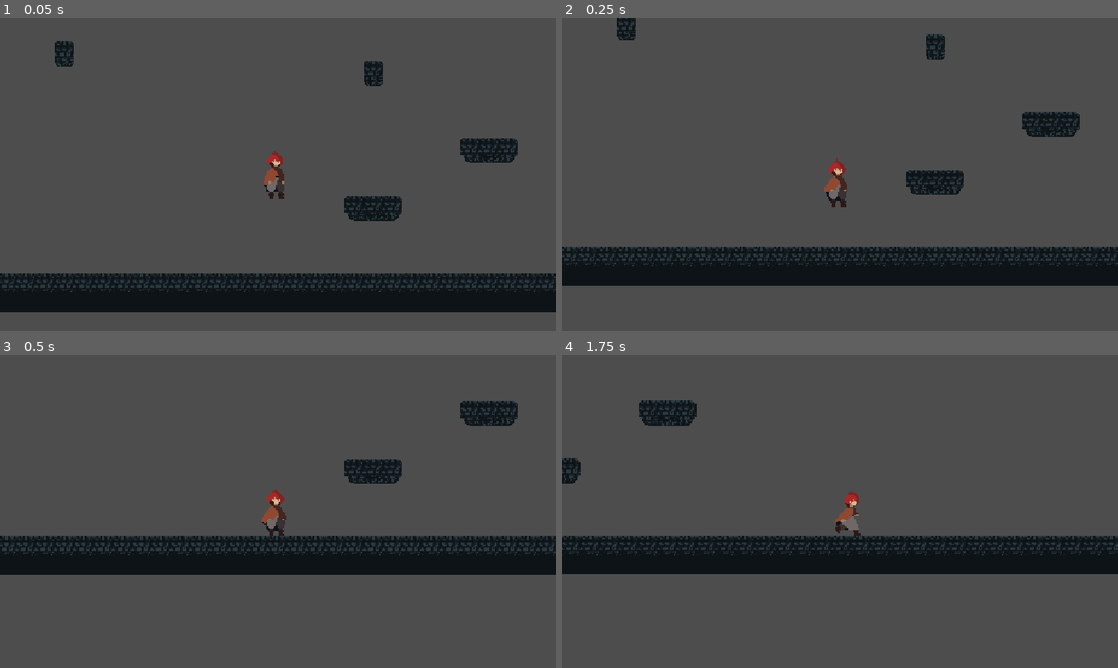
Above: before the commit, frames 1-4 (two rows, left to right).
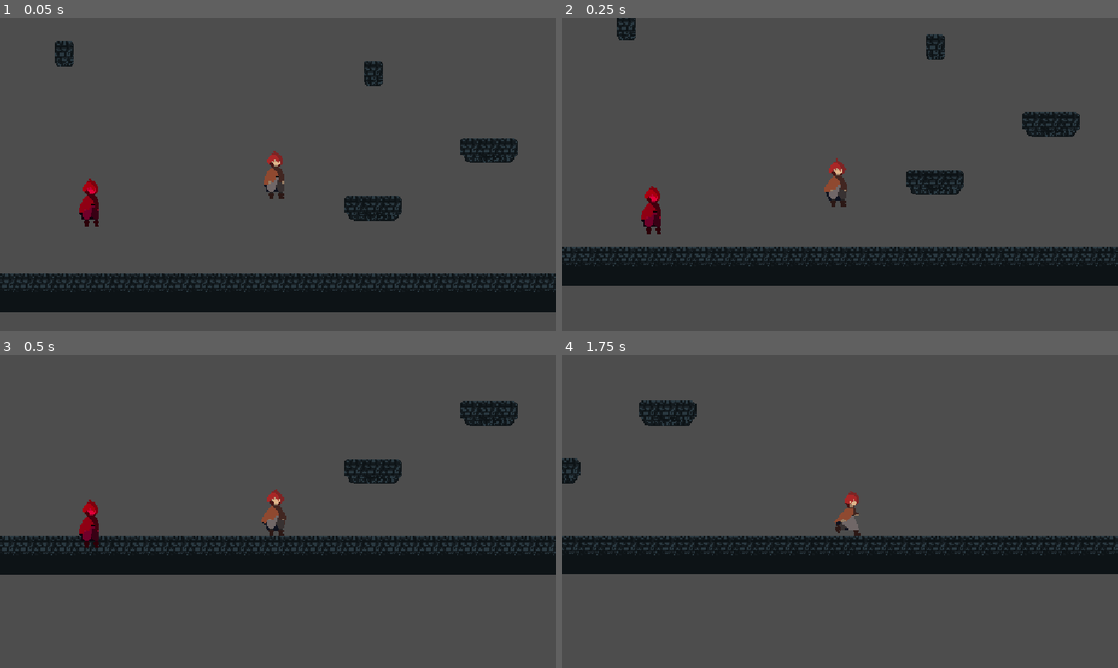
Above: after the commit, the same moments.

Repository: kurkumzz/Godot-witch-roguelike-game
Game: Godot game, scene res://level.tscn
The game is run twice, just before and just after one commit, with the same random seed, the same clock (stepped at 60 frames per second) and the same inputs. The project has no main scene, so this scene is started directly.
Inputs:
- Up to frame 1 (0.05 s): no input
- Up to frame 2 (0.25 s): no input
- Up to frame 3 (0.5 s): no input
- Up to frame 4 (1.75 s): tap Enter (ui_accept) at 0.5 s; hold Right (ui_right) from 0.53 s (still down); tap F (testTakeDamageButton, bound only after the commit) at 0.6, 1.55 s; tap Z (jump, bound only after the commit) at 0.77, 0.8, 1.07, 1.35, 1.52 s

The runs differ from the first frame. In frame 1, 0.4% of the frame differs, in the area x 14-18%, y 51-67%; in frame 2, 0.4%, in the area x 14-18%, y 53-70%; in frame 3, 0.4%; in frame 4, nothing differs.

Commit message:
add /enemies. base_enemy script and scene. alsoenemy states

Diff:
--- /dev/null
+++ b/enemies/base/base_enemy.gd
@@ -0,0 +1,44 @@
+class_name BaseEnemy
+extends CharacterBody2D
+
+signal died
+
+@export var speedMovement = 300.0
+
+@export var maxHealth: int = 5
+@export var damage: int = 1
+
+var health: int
+var isDead := false
+
+@onready var anim := $AnimatedSprite2D
+@onready var states := $StateMachine
+
+func _ready() -> void:
+	health = maxHealth
+
+func _physics_process(delta: float) -> void:
+	# Add the gravity.
+	if not is_on_floor():
+		velocity += get_gravity() * delta
+
+	#проверка урона. testTakeDamageButton временная кнопка!!
+	if Input.is_action_just_pressed("testTakeDamageButton"):
+		takeDamage(1)
+		print("auch!")
+
+	states.update(delta)
+	move_and_slide()
+
+func takeDamage(amount: int):
+	if(isDead):
+		return
+
+	health -= amount
+	if(health <= 0):
+		die()
+
+func die():
+	isDead = true
+	died.emit()
+	queue_free()
--- /dev/null
+++ b/enemies/base/base_enemy.tscn
@@ -0,0 +1,71 @@
+[gd_scene format=3 uid="uid://cfq8y8hbuprai"]
+
+[ext_resource type="Script" uid="uid://c8cgjvf2ayuav" path="res://enemies/base/base_enemy.gd" id="1_cjhsq"]
+[ext_resource type="Texture2D" uid="uid://0nxvl4mcul11" path="res://player/tempAnim.png" id="2_2or2i"]
+[ext_resource type="Script" uid="uid://d108e6mjjkkii" path="res://enemies/base/state.gd" id="2_qfy1r"]
+
+[sub_resource type="RectangleShape2D" id="RectangleShape2D_1puhw"]
+
+[sub_resource type="AtlasTexture" id="AtlasTexture_d2wqn"]
+atlas = ExtResource("2_2or2i")
+region = Rect2(64, 0, 64, 64)
+
+[sub_resource type="AtlasTexture" id="AtlasTexture_5if36"]
+atlas = ExtResource("2_2or2i")
+region = Rect2(128, 0, 64, 64)
+
+[sub_resource type="AtlasTexture" id="AtlasTexture_susdi"]
+atlas = ExtResource("2_2or2i")
+region = Rect2(192, 0, 64, 64)
+
+[sub_resource type="AtlasTexture" id="AtlasTexture_6uwmj"]
+atlas = ExtResource("2_2or2i")
+region = Rect2(256, 0, 64, 64)
+
+[sub_resource type="AtlasTexture" id="AtlasTexture_pdkj8"]
+atlas = ExtResource("2_2or2i")
+region = Rect2(320, 0, 64, 64)
+
+[sub_resource type="AtlasTexture" id="AtlasTexture_qs6ya"]
+atlas = ExtResource("2_2or2i")
+region = Rect2(384, 0, 64, 64)
+
+[sub_resource type="SpriteFrames" id="SpriteFrames_vs2h8"]
+animations = [{
+"frames": [{
+"duration": 1.0,
+"texture": SubResource("AtlasTexture_d2wqn")
+}, {
+"duration": 1.0,
+"texture": SubResource("AtlasTexture_5if36")
+}, {
+"duration": 1.0,
+"texture": SubResource("AtlasTexture_susdi")
+}, {
+"duration": 1.0,
+"texture": SubResource("AtlasTexture_6uwmj")
+}, {
+"duration": 1.0,
+"texture": SubResource("AtlasTexture_pdkj8")
+}, {
+"duration": 1.0,
+"texture": SubResource("AtlasTexture_qs6ya")
+}],
+"loop": 1,
+"name": &"idle",
+"speed": 5.0
+}]
+
+[node name="base_enemy" type="CharacterBody2D" unique_id=991394093]
+script = ExtResource("1_cjhsq")
+
+[node name="CollisionShape2D" type="CollisionShape2D" parent="." unique_id=389840244]
+shape = SubResource("RectangleShape2D_1puhw")
+
+[node name="AnimatedSprite2D" type="AnimatedSprite2D" parent="." unique_id=1069897540]
+modulate = Color(1, 0, 0.4, 1)
+sprite_frames = SubResource("SpriteFrames_vs2h8")
+animation = &"idle"
+
+[node name="StateMachine" type="Node" parent="." unique_id=478916629]
+script = ExtResource("2_qfy1r")
--- /dev/null
+++ b/enemies/base/state.gd
@@ -0,0 +1,13 @@
+class_name State
+extends Node
+
+var enemy
+
+func enter():
+	pass
+
+func exit():
+	pass
+
+func update(delta):
+	pass
--- a/level.tscn
+++ b/level.tscn
@@ -2,6 +2,7 @@
 
 [ext_resource type="Texture2D" uid="uid://l8pvie3u6s04" path="res://cavetile.png" id="1_vonw3"]
 [ext_resource type="PackedScene" uid="uid://v0kqfkfnkf0y" path="res://player/player.tscn" id="2_oi3di"]
+[ext_resource type="PackedScene" uid="uid://cfq8y8hbuprai" path="res://enemies/base/base_enemy.tscn" id="3_oi3di"]
 
 [sub_resource type="TileSetAtlasSource" id="TileSetAtlasSource_0b4ue"]
 texture = ExtResource("1_vonw3")
@@ -74,3 +75,6 @@
 
 [node name="Player" parent="." unique_id=1302941866 instance=ExtResource("2_oi3di")]
 position = Vector2(553, 318)
+
+[node name="base_enemy" parent="." unique_id=991394093 instance=ExtResource("3_oi3di")]
+position = Vector2(400, 341)
--- a/project.godot
+++ b/project.godot
@@ -23,6 +23,29 @@
 
 project/assembly_name="WitchRoguelike"
 
+[input]
+
+jump={
+"deadzone": 0.2,
+"events": [Object(InputEventKey,"resource_local_to_scene":false,"resource_name":"","device":-1,"window_id":0,"alt_pressed":false,"shift_pressed":false,"ctrl_pressed":false,"meta_pressed":false,"pressed":false,"keycode":0,"physical_keycode":90,"key_label":0,"unicode":122,"location":0,"echo":false,"script":null)
+]
+}
+left={
+"deadzone": 0.2,
+"events": [Object(InputEventKey,"resource_local_to_scene":false,"resource_name":"","device":-1,"window_id":0,"alt_pressed":false,"shift_pressed":false,"ctrl_pressed":false,"meta_pressed":false,"pressed":false,"keycode":0,"physical_keycode":4194319,"key_label":0,"unicode":0,"location":0,"echo":false,"script":null)
+]
+}
+right={
+"deadzone": 0.2,
+"events": [Object(InputEventKey,"resource_local_to_scene":false,"resource_name":"","device":-1,"window_id":0,"alt_pressed":false,"shift_pressed":false,"ctrl_pressed":false,"meta_pressed":false,"pressed":false,"keycode":0,"physical_keycode":4194321,"key_label":0,"unicode":0,"location":0,"echo":false,"script":null)
+]
+}
+testTakeDamageButton={
+"deadzone": 0.2,
+"events": [Object(InputEventKey,"resource_local_to_scene":false,"resource_name":"","device":-1,"window_id":0,"alt_pressed":false,"shift_pressed":false,"ctrl_pressed":false,"meta_pressed":false,"pressed":false,"keycode":0,"physical_keycode":70,"key_label":0,"unicode":102,"location":0,"echo":false,"script":null)
+]
+}
+
 [physics]
 
 3d/physics_engine="Jolt Physics"
Not shown, added: enemies/base/base_enemy.gd.uid
Not shown, added: enemies/base/state.gd.uid
